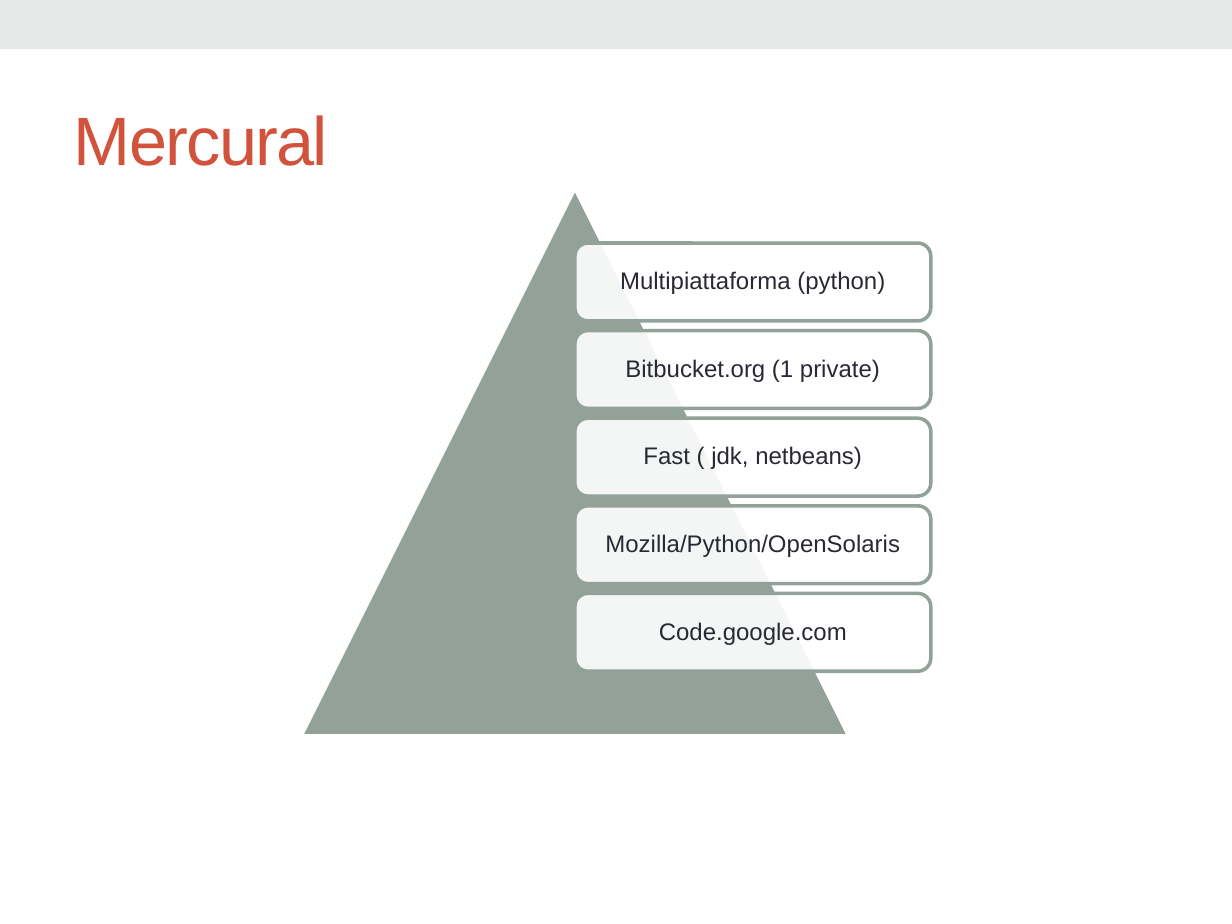
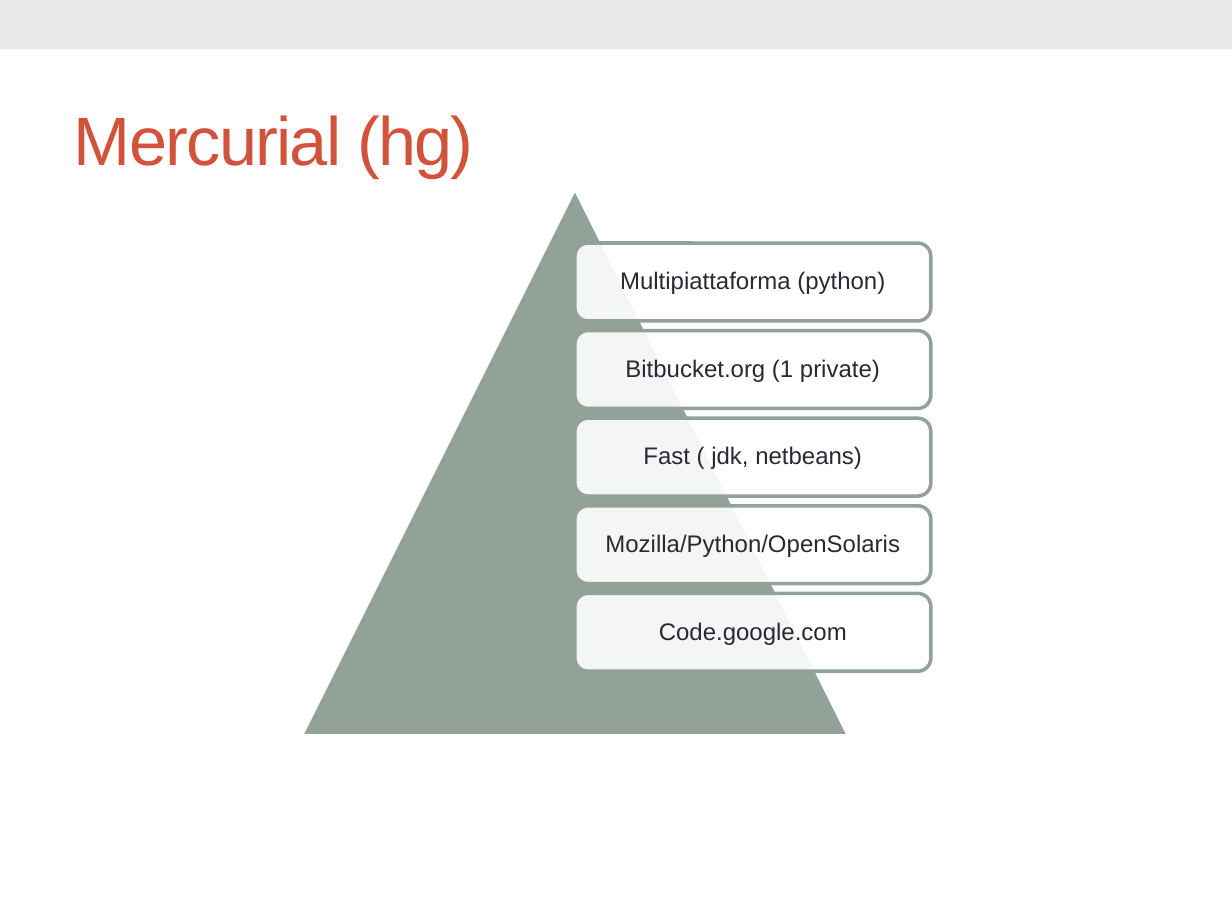
Before and after one commit to calca/ugialtnetconfv5, a slide deck: slide 15 of dcvs.pptx. Drawn at 1232x924 pixels with LibreOffice and Linux fonts; fonts in the diff are those of the drawing; background and template pictures are left out. Boxes give left, top, right and bottom in pixels: in the first picture for what was removed or moved away, otherwise in the second. Text is boxed around its words. In the diff, an @@ line names an element or a change of style, - is before the commit and + after.

Commit message:
Update!

```diff
--- a/dcvs.pptx
+++ b/dcvs.pptx
@@ title at box(74, 115, 474, 178): text changed @@
-Mercural
+Mercurial (hg)
```
Also in this commit, not shown: 4 other slides changed.
